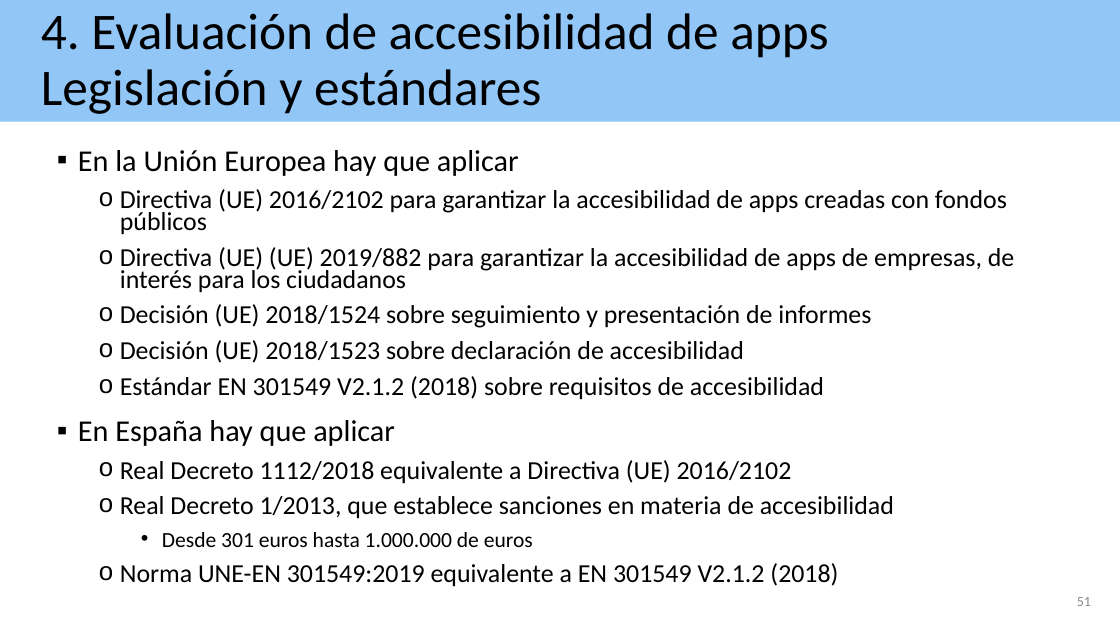
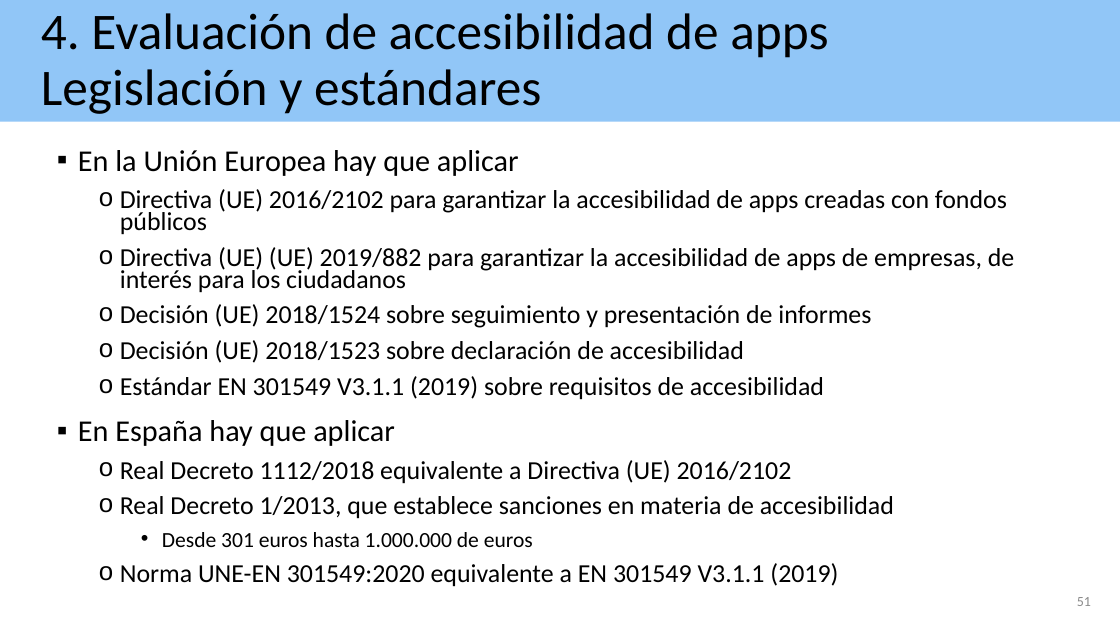
Before and after one commit to josehilera/accesibilidad, a slide deck: slide 51 of apps/Aspectos generales Accesibilidad apps.pptx. Drawn at 1120x630 pixels with LibreOffice and Linux fonts; fonts in the diff are those of the drawing. Boxes give left, top, right and bottom in pixels: in the first picture for what was removed or moved away, otherwise in the second. Text is boxed around its words. In the diff, an @@ line names an element or a change of style, - is before the commit and + after.

```diff
--- a/apps/Aspectos generales Accesibilidad apps.pptx
+++ b/apps/Aspectos generales Accesibilidad apps.pptx
@@ text at [120,376,824,400]: text changed @@
-  o Estándar EN 301549 V2.1.2 (2018) sobre requisitos de accesibilidad
+  o Estándar EN 301549 V3.1.1 (2019) sobre requisitos de accesibilidad
@@ text at [120,563,838,587]: text changed @@
-  o Norma UNE-EN 301549:2019 equivalente a EN 301549 V2.1.2 (2018)
+  o Norma UNE-EN 301549:2020 equivalente a EN 301549 V3.1.1 (2019)
```
Also in this commit, not shown: 1 other slide changed, 6 other files.
